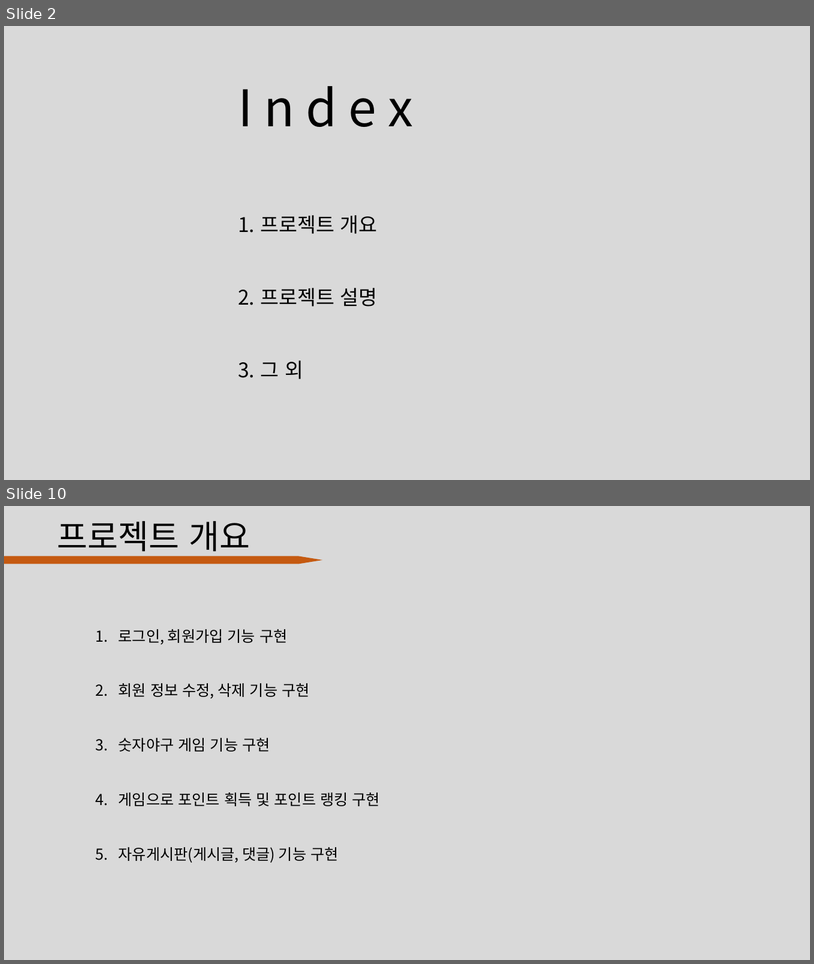
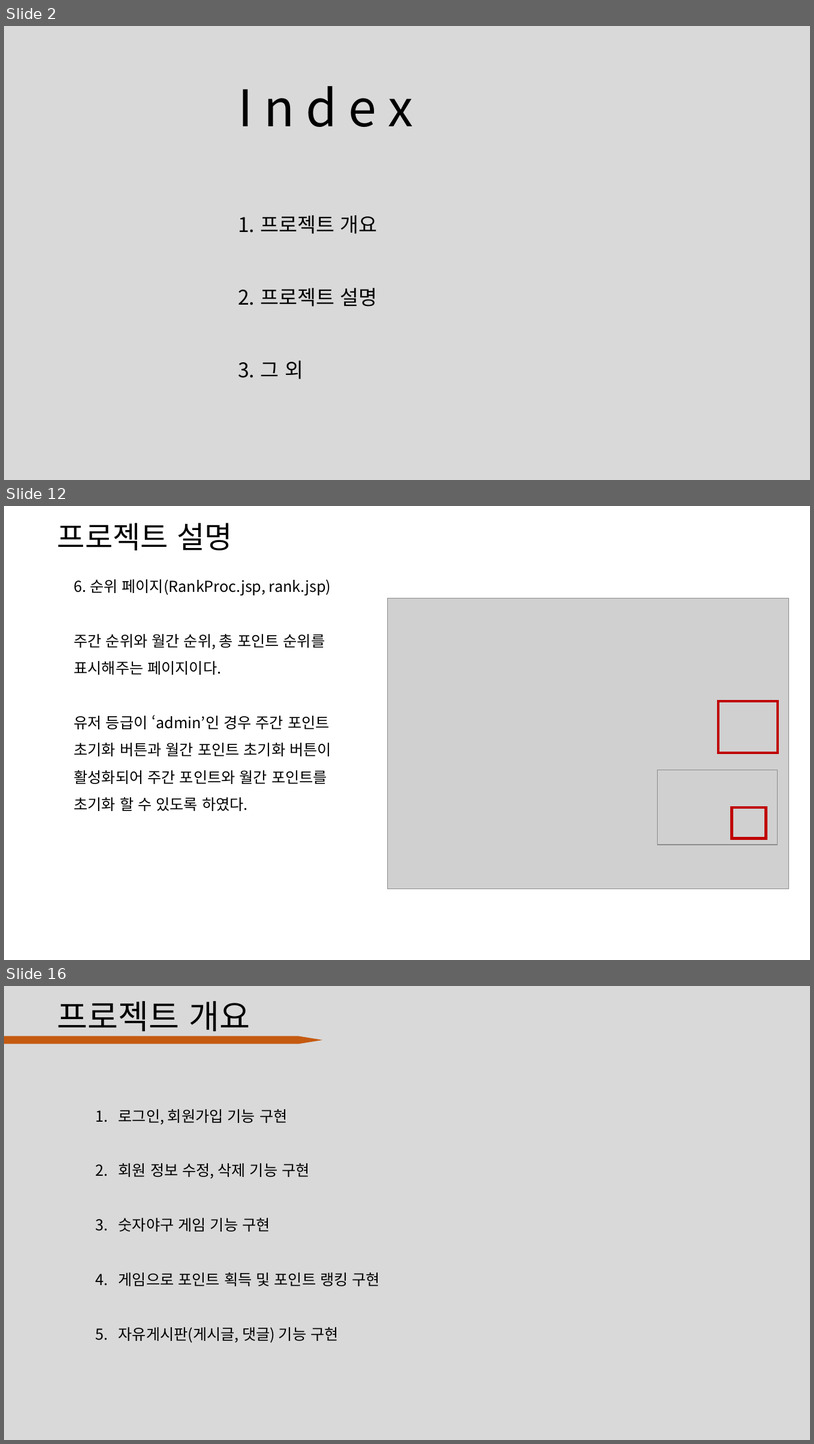
Before and after one commit to DevDogFe/baseball, a slide deck: 숫자 야구.pptx. Shown one above the other, each under a label of ours: slides 2 and 10 before the commit, slides 2, 12 and 16 after it; the slides between them are not shown. The pictures are 814x964 and 814x1444 pixels, drawn with LibreOffice and Linux fonts; fonts in the diff are those of the drawing; grey boxes stand for pictures. Boxes give left, top, right and bottom in pixels: in the first picture for what was removed or moved away, otherwise in the second. Text is boxed around its words. In the diff, an @@ line names an element or a change of style, - is before the commit and + after.

```diff
--- a/숫자 야구.pptx
+++ b/숫자 야구.pptx
@@ slide 12 added at (4,506,810,960), background #FFFFFF @@
@@ title added at (57,523,233,550), 36 pt, text #000000 @@
+프로젝트 설명
@@ text added at (74,579,331,595), 18 pt, text #000000 @@
+6. 순위 페이지(RankProc.jsp, rank.jsp)
@@ picture added at (388,598,789,889) @@
@@ text added at (74,634,332,811), 18 pt, text #000000 @@
+주간 순위와 월간 순위, 총 포인트 순위를 표시해주는 페이지이다.
+유저 등급이 ‘admin’인 경우 주간 포인트 초기화 버튼과 월간 포인트 초기화 버튼이 활성화되어 주간 포인트와 월간 포인트를 초기화 할 수 있도록 하였다.
@@ rectangle added at (719,702,779,753), outline #C00000 3 pt @@
@@ picture added at (658,770,779,845) @@
@@ rectangle added at (732,807,766,839), outline #C00000 3 pt @@
@@ what was slide 10 is now slide 16 @@
```
Also in this commit, not shown: 6 slides changed, 6 other slides added, 1 slide removed, 4 other files.
